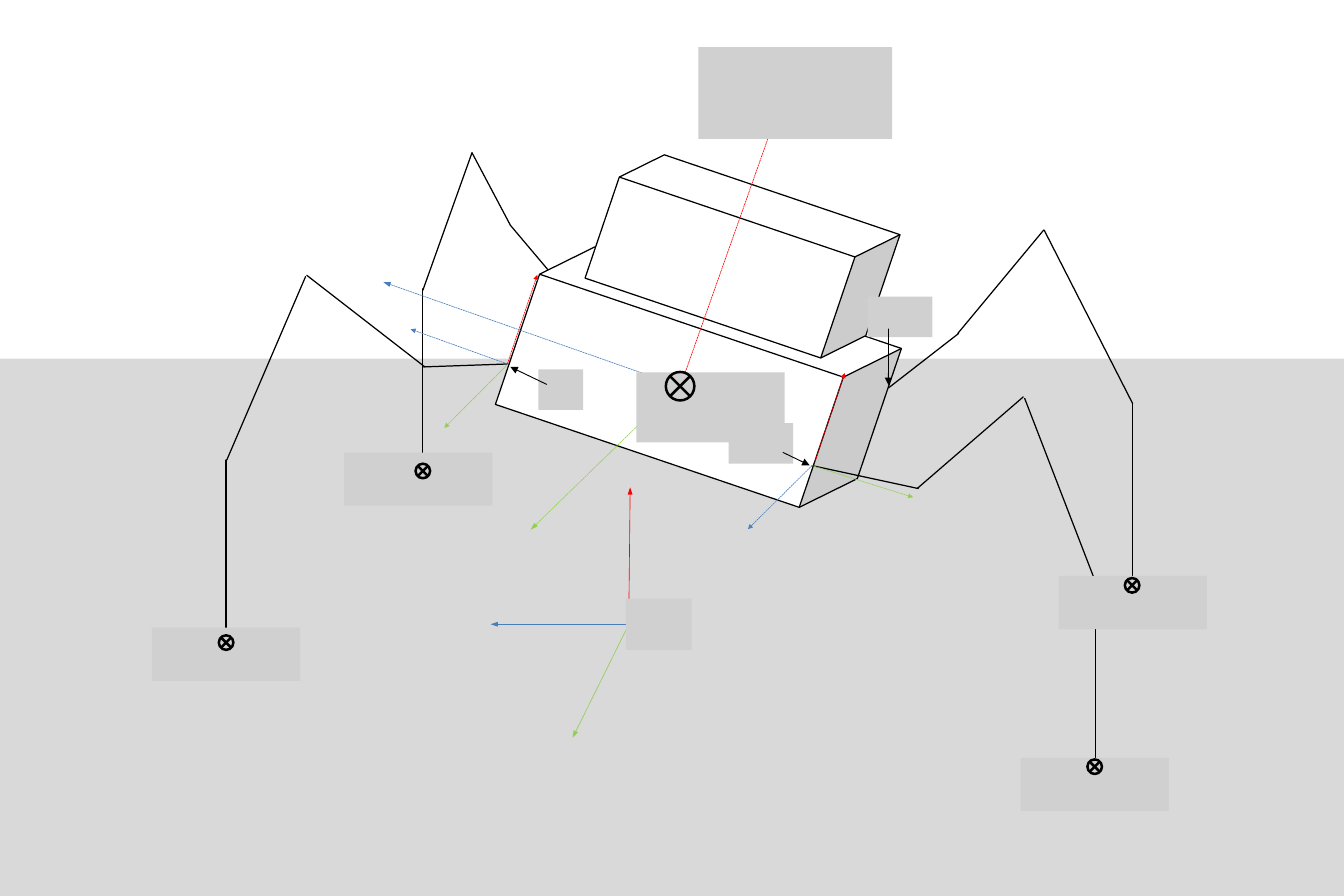
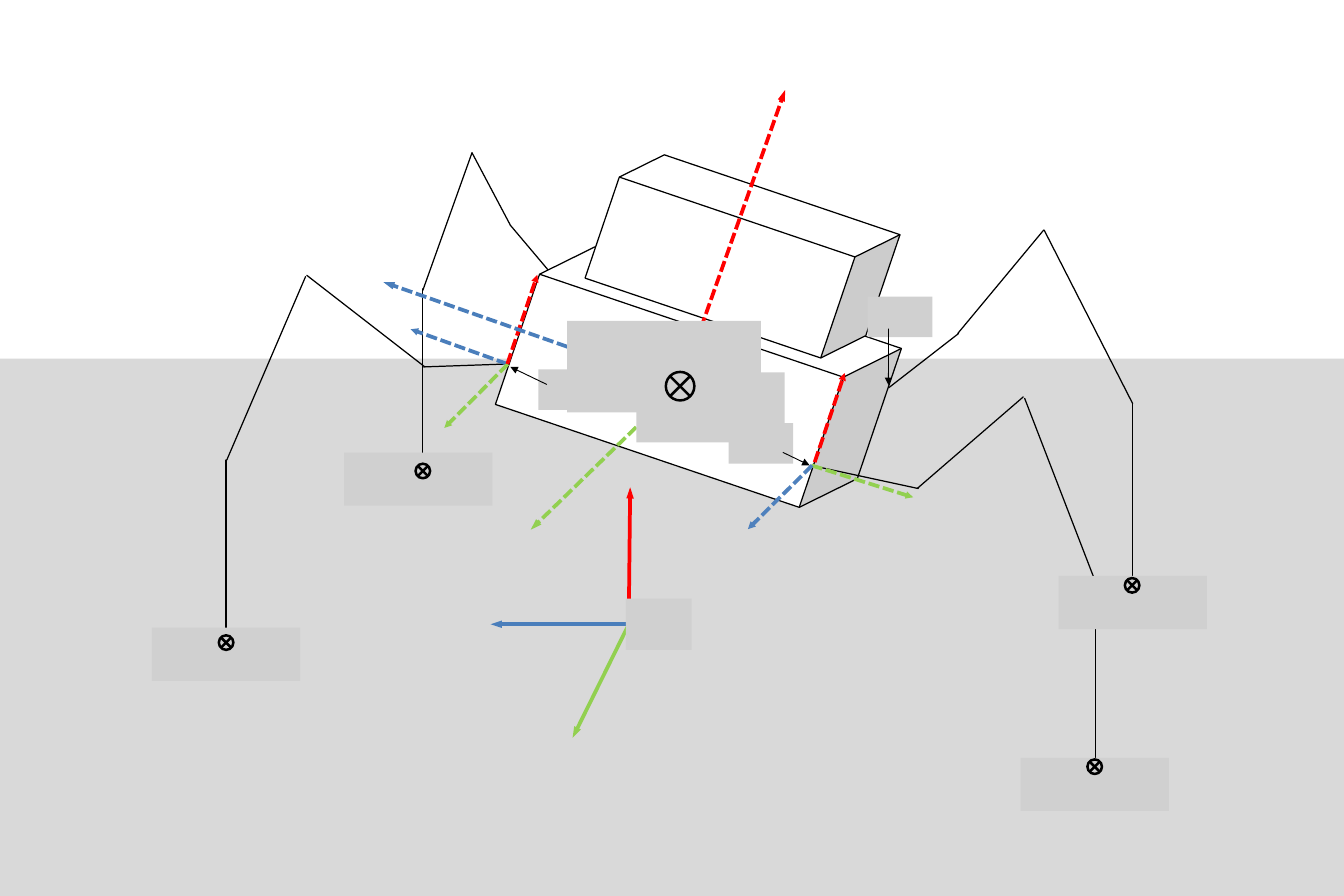
Before and after one commit to bcairl01/Masters-Thesis, a slide deck: slide 1 of coordinate_frames.pptx. Drawn at 1344x896 pixels with LibreOffice and Linux fonts; fonts in the diff are those of the drawing; grey boxes stand for pictures. Boxes give left, top, right and bottom in pixels: in the first picture for what was removed or moved away, otherwise in the second. Text is boxed around its words. In the diff, an @@ line names an element or a change of style, - is before the commit and + after.

Commit message:
minor report corr; working on presentation

```diff
--- a/coordinate_frames.pptx
+++ b/coordinate_frames.pptx
@@ picture removed at box(698, 47, 892, 139) @@
@@ arrow (681, 384) - (785, 90): stroke #FF0000 0.5 pt dashed to #FF0000 3 pt dashed @@
@@ arrow (680, 386) - (383, 282): stroke #4B7EBC 0.5 pt dashed to #4B7EBC 3 pt dashed @@
@@ arrow (507, 364) - (538, 275): stroke #FF0000 0.5 pt dashed to #FF0000 3 pt dashed @@
@@ arrow (507, 364) - (410, 329): stroke #4B7EBC 0.5 pt dashed to #4B7EBC 3 pt dashed @@
@@ picture added at box(567, 321, 761, 412) @@
@@ arrow (508, 364) - (444, 428): stroke #92D050 0.5 pt dashed to #92D050 3 pt dashed @@
@@ arrow (679, 385) - (530, 530): stroke #92D050 0.5 pt dashed to #92D050 3 pt dashed @@
@@ arrow (814, 462) - (845, 373): stroke #FF0000 0.5 pt dashed to #FF0000 3 pt dashed @@
@@ arrow (812, 465) - (748, 530): stroke #4F81BD 0.5 pt dashed to #4F81BD 3 pt dashed @@
@@ arrow (812, 465) - (913, 497): stroke #92D050 0.5 pt dashed to #92D050 3 pt dashed @@
@@ arrow (629, 625) - (630, 487): stroke #FF0000 0.5 pt to #FF0000 3 pt @@
@@ arrow (630, 625) - (491, 625): stroke #4B7EBC 0.5 pt to #4B7EBC 3 pt @@
@@ arrow (629, 625) - (573, 738): stroke #92D050 0.5 pt to #92D050 3 pt @@
```
Also in this commit, not shown: 6 other files.
